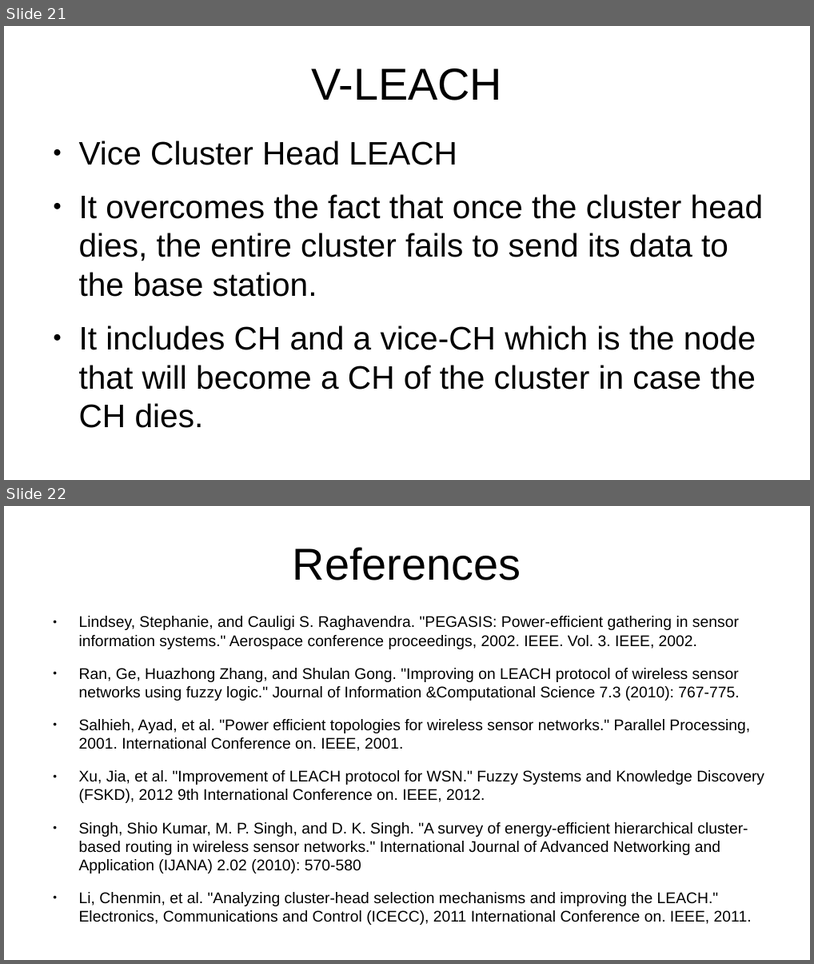
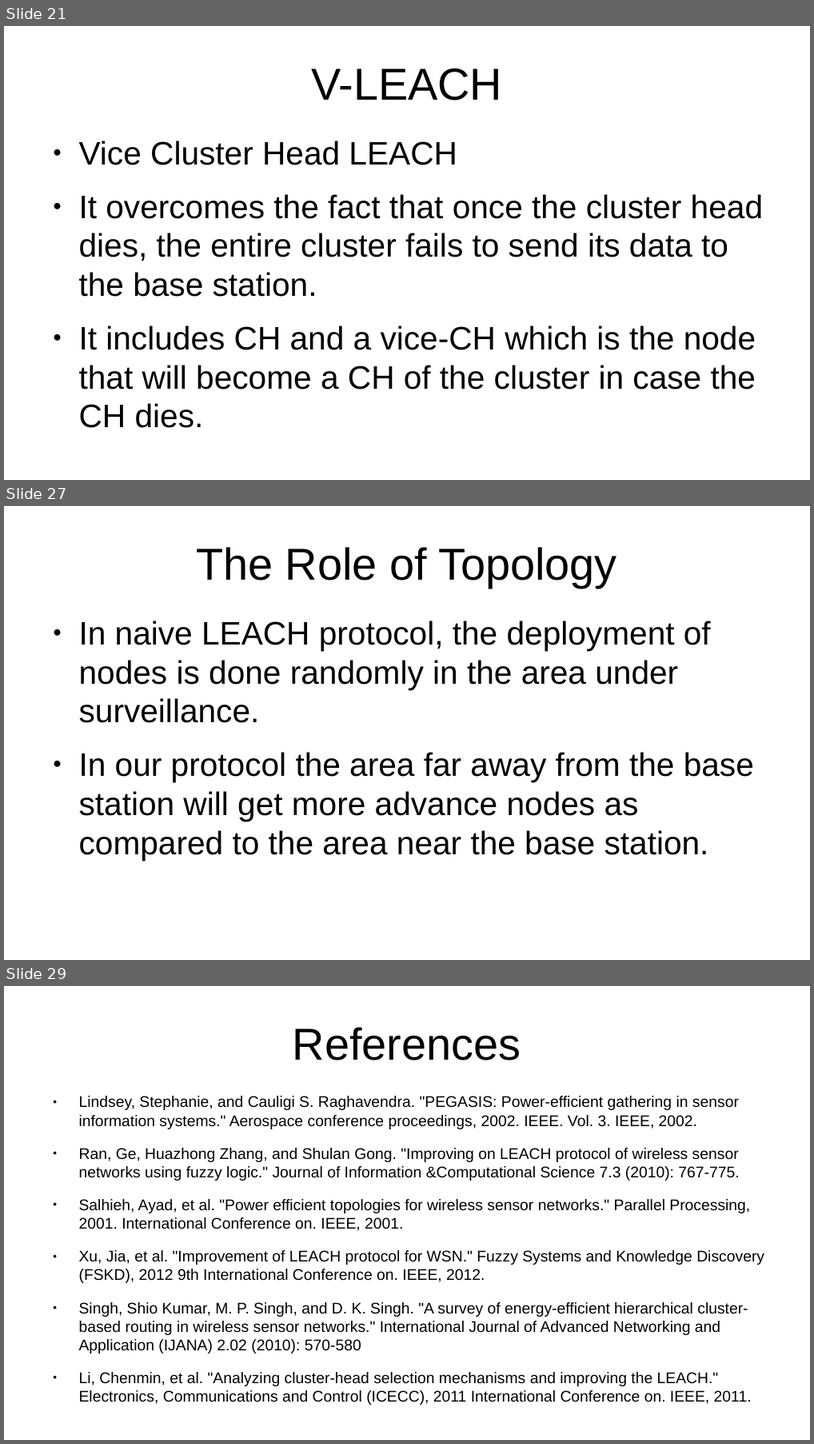
Before and after one commit to ChahatBansal8060/COL768_project, a slide deck: WSN_Presentation1.odp. Shown one above the other, each under a label of ours: slides 21 and 22 before the commit, slides 21, 27 and 29 after it; the slides between them are not shown. The pictures are 814x964 and 814x1444 pixels, drawn with LibreOffice and Linux fonts; fonts in the diff are those of the drawing. Boxes give left, top, right and bottom in pixels: in the first picture for what was removed or moved away, otherwise in the second. Text is boxed around its words. In the diff, an @@ line names an element or a change of style, - is before the commit and + after.

```diff
--- a/WSN_Presentation1.odp
+++ b/WSN_Presentation1.odp
@@ slide 27 added at bbox=[4, 506, 810, 960], background #FFFFFF @@
@@ title added at bbox=[196, 547, 618, 588], 44 pt, text #000000 @@
+The Role of Topology
@@ text added at bbox=[79, 620, 754, 860], 32 pt, text #000000 @@
+● In naive LEACH protocol, the deployment of nodes is done randomly in the area under surveillance.
+● In our protocol the area far away from the base station will get more advance nodes as compared to the area near the base station.
@@ what was slide 22 is now slide 29 @@
```
Also in this commit, not shown: 1 slide changed, 6 other slides added, 3 other files.
